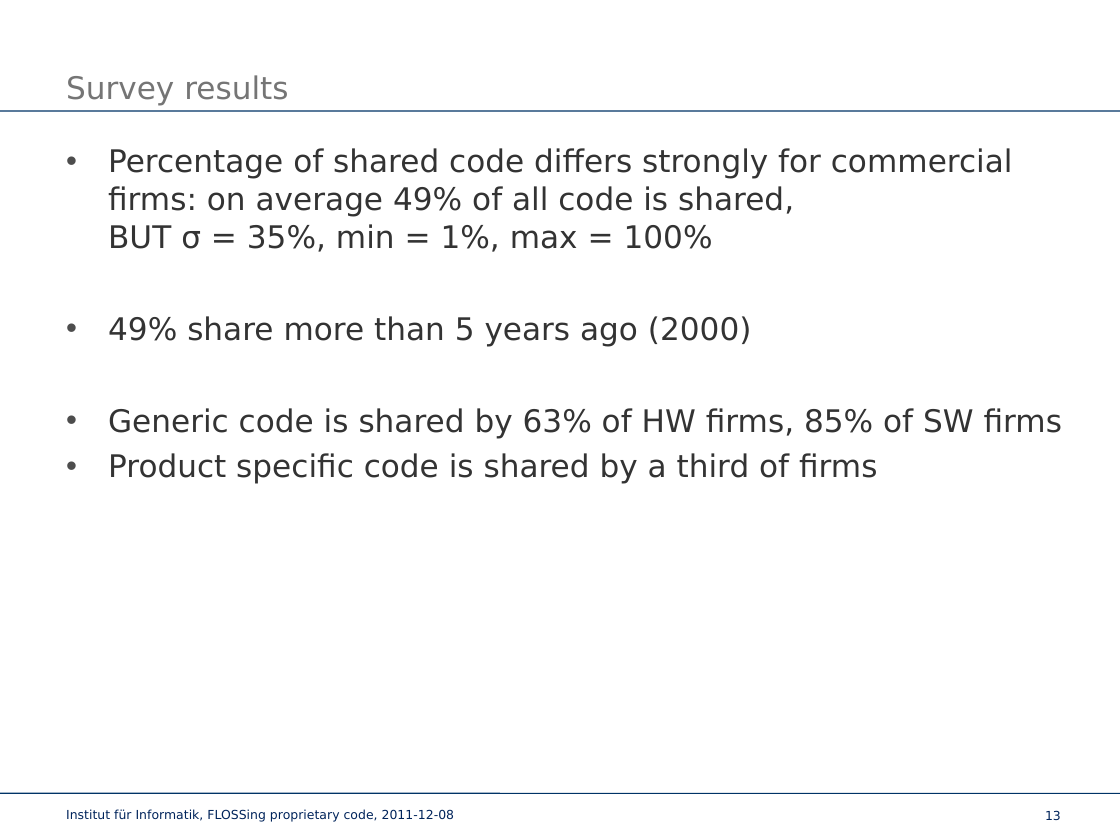
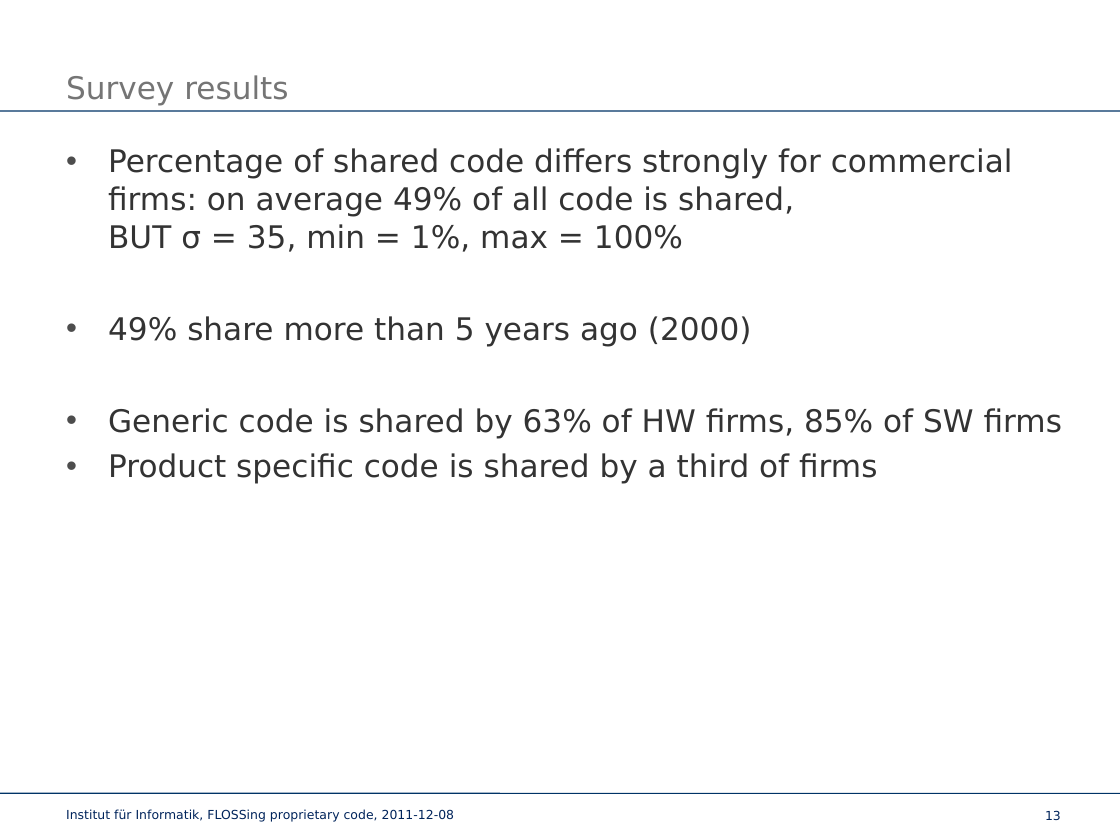
Before and after one commit to davkal/flossing-proprietary-code-talk, a slide deck: slide 13 of bse_david_kaltschmidt_flossing.pptx. Drawn at 1120x840 pixels with LibreOffice and Linux fonts; fonts in the diff are those of the drawing; background and template pictures are left out. Boxes give left, top, right and bottom in pixels: in the first picture for what was removed or moved away, otherwise in the second. Text is boxed around its words. In the diff, an @@ line names an element or a change of style, - is before the commit and + after.

```diff
--- a/bse_david_kaltschmidt_flossing.pptx
+++ b/bse_david_kaltschmidt_flossing.pptx
@@ text at (x1=108, y1=148, x2=1013, y2=252): text changed @@
-• Percentage of shared code differs strongly for commercial firms: on average 49% of all code is shared,
-  BUT σ = 35%, min = 1%, max = 100%
+• Percentage of shared code differs strongly for commercial firms: on average 49% of all code is shared,
+  BUT σ = 35, min = 1%, max = 100%
```
Also in this commit, not shown: 7 other slides changed, 1 other file.
